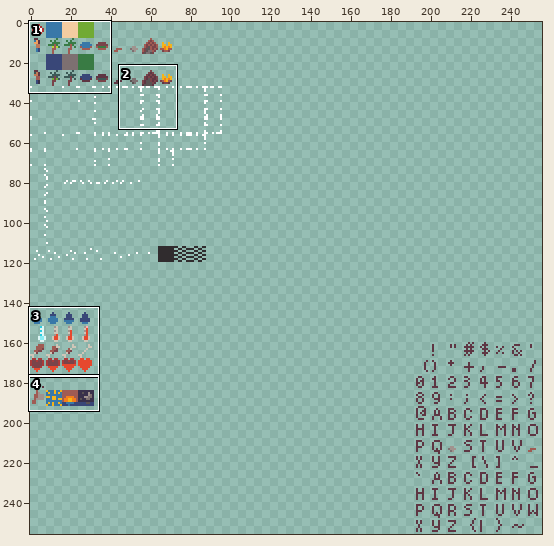
File history of a sprite sheet, ld50/data/sprites.png. Above, an overview of the earlier version with the close-up marked.
Close-up. Before the edit:
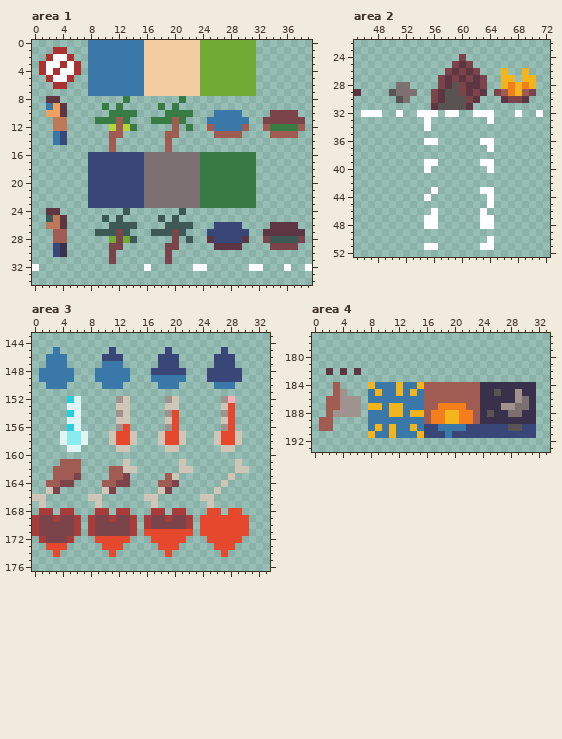
The file is 256x256 pixels. Shown: area 1: x 0..39, y 0..34; area 2: x 45..72, y 22..52; area 3: x 0..33, y 143..176; area 4: x 0..33, y 177..193. The commit also changed other parts of the picture, which this record leaves out.
After the commit:
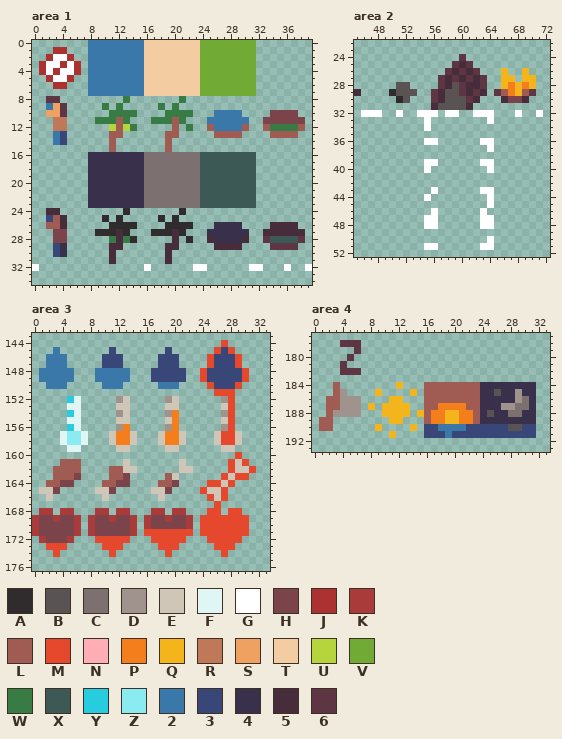
Palette (. is transparent): A #302c2e  B #5a5353  C #7d7071  D #a0938e  E #cfc6b8  F #dff6f5  G #ffffff  H #7a444a  J #ac3232  K #a93b3b  L #a05b53  M #e6482e  N #ffaeb6  P #f47e1b  Q #f4b41b  R #bf7958  S #eea160  T #f4cca1  U #b6d53c  V #71aa34  W #397b44  X #3c5956  Y #28ccdf  Z #8aebf1  2 #3978a8  3 #394778  4 #39314b  5 #472d3c  6 #5e3643
What changed:
Changed rows in their new state; - is an unchanged pixel.
Area 1:
first column x 2:
16 ------44444444--------XXXXXXXX-------
17 ------44444444--------XXXXXXXX-------
18 ------44444444--------XXXXXXXX-------
19 ------44444444--------XXXXXXXX-------
20 ------44444444--------XXXXXXXX-------
21 ------44444444--------XXXXXXXX-------
22 ------44444444--------XXXXXXXX-------
23 ------44444444--------XXXXXXXX-------
24 55---------A-------A-----------------
25 3L5-----A-A-----A-A------------------
26 LL5------AAAA----AAAA---4444----5555-
27 -HH----AAA5A---AAA5A---444444--555555
28 -HH------W5WA-----5-A--544445--6----6
29 ---------55------55-----5555----6666-
30 ---------5-------5-------------------
31 ---------5-------5-------------------
Area 2:
first column x 45:
24 ---------------6----------
25 --------------656---------
26 -------------65656--------
27 ------------6565656-------
28 ------BB----65-6556-------
29 5----ABBB--65--6565-6----6
30 ------AB---65---65---5--5-
31 -----------5----5---------
Area 3:
first column x 0:
144 ---------------------------M----
145 --------------------------M-M---
146 -------------------------M---M--
147 ----------333------------M---M--
148 ------------------------M-----M-
149 -----------------33333--M-----M-
150 -------------------------M333M--
151 --------------------------MMM---
152 ----------------------------M---
154 --------------------P-----------
155 --------------------P-----------
156 -------------P------P-----------
157 ------------PP-----PP-----------
158 ------------PP-----PP-----------
160 -----------------------------M--
161 ----------------------------M-M-
162 ----------------------------M--M
163 ---------------------------M-MM-
164 -------------------------MM-M---
165 -E-------E-------E------ME-M----
166 ..E-----..E-----..E-----.MEM----
167 -.-------.-------.-------.M-----
Area 4:
first column x 2:
178 --666---------
179 ----6---------
180 ---6----------
181 --6-----------
182 .--6----------
184 ------....-...
185 ------.-....-.
186 ------...QQ...
187 -------.Q--Q..
188 ------..Q--Q.-
189 ------...QQ...
190 ------.-....-.
191 ------...-....
Boxes around the changes in both close-ups, in picture pixels (x1, y1, x2, y2):
changed: (46, 152, 305, 264)
changed: (354, 54, 536, 110)
changed: (102, 340, 249, 445)
changed: (200, 452, 256, 508)
changed: (32, 487, 53, 508)
changed: (88, 487, 109, 508)
changed: (144, 487, 165, 508)
changed: (326, 340, 424, 438)
